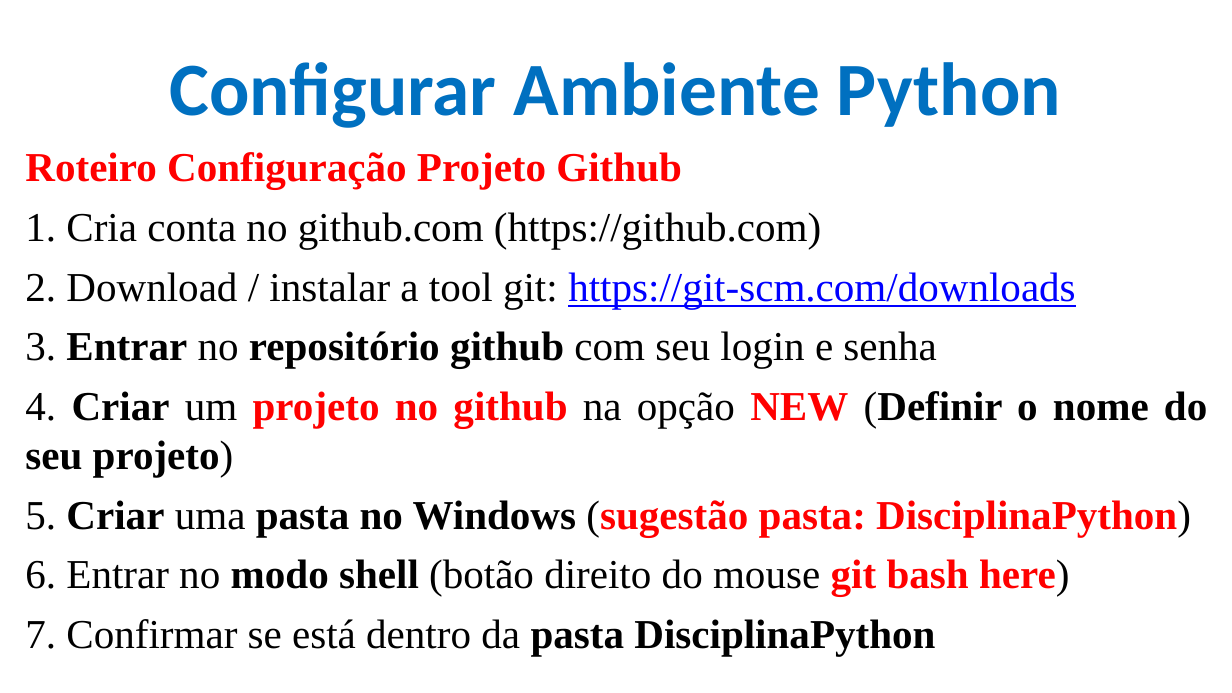
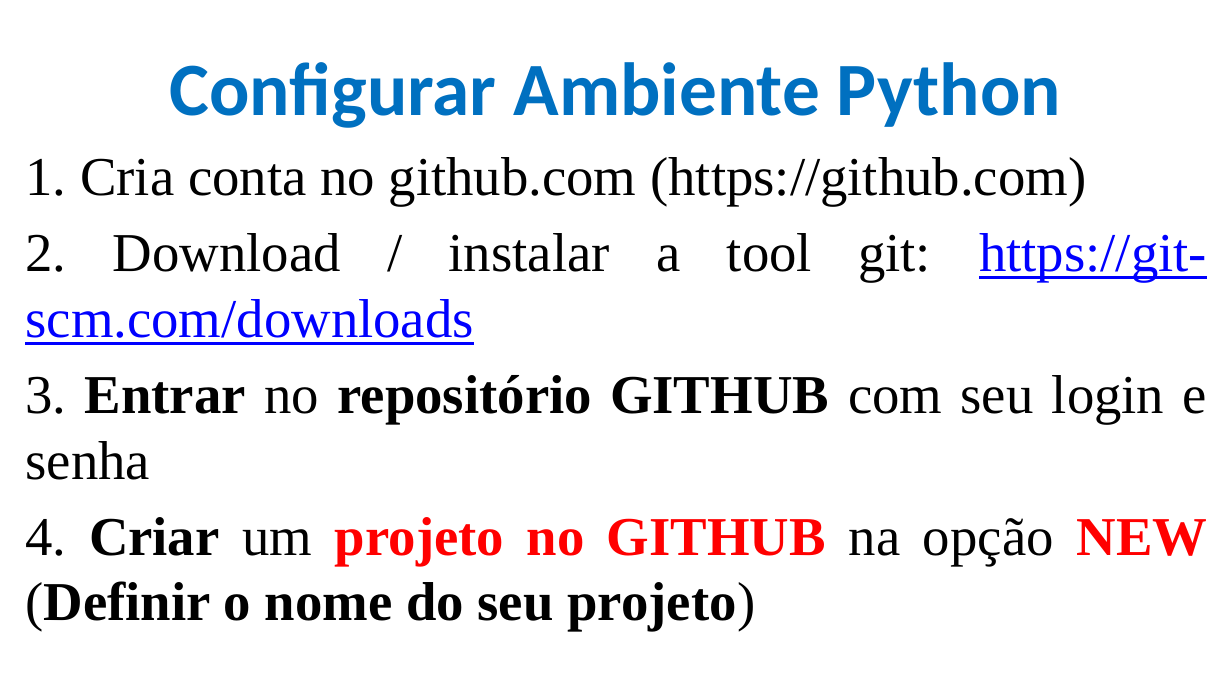
Before and after one commit to CloudEducationBrazil/WydenPythonParadigmas, a slide deck: slide 12 of 01 Classes/Aula 01 02 03 Programação Python.pptx. Drawn at 1232x693 pixels with LibreOffice and Linux fonts; fonts in the diff are those of the drawing; background and template pictures are left out. Boxes give left, top, right and bottom in pixels: in the first picture for what was removed or moved away, otherwise in the second. Text is boxed around its words. In the diff, an @@ line names an element or a change of style, - is before the commit and + after.

```diff
--- a/01 Classes/Aula 01 02 03 Programação Python.pptx
+++ b/01 Classes/Aula 01 02 03 Programação Python.pptx
@@ text at bbox=[25, 152, 682, 189]: paragraph removed @@
-Roteiro Configuração Projeto Github
@@ text at bbox=[25, 157, 1207, 345]: size 24 to 32 pt in "1. Cria conta no github.com (https://github.com)", "2. Download / instalar a tool git: ..." @@
@@ text at bbox=[25, 375, 1208, 631]: text changed; size 24 to 32 pt @@
-3. Entrar no repositório github com seu login e senha
-4. Criar um projeto no github na opção NEW (Definir o nome do seu projeto)
-5. Criar uma pasta no Windows (sugestão pasta: DisciplinaPython)
-6. Entrar no modo shell (botão direito do mouse git bash here)
-7. Confirmar se está dentro da pasta DisciplinaPython
+3. Entrar no repositório GITHUB com seu login e senha
+4. Criar um projeto no GITHUB na opção NEW (Definir o nome do seu projeto)
```
Also in this commit, not shown: 2 other slides changed, 1 slide added.
